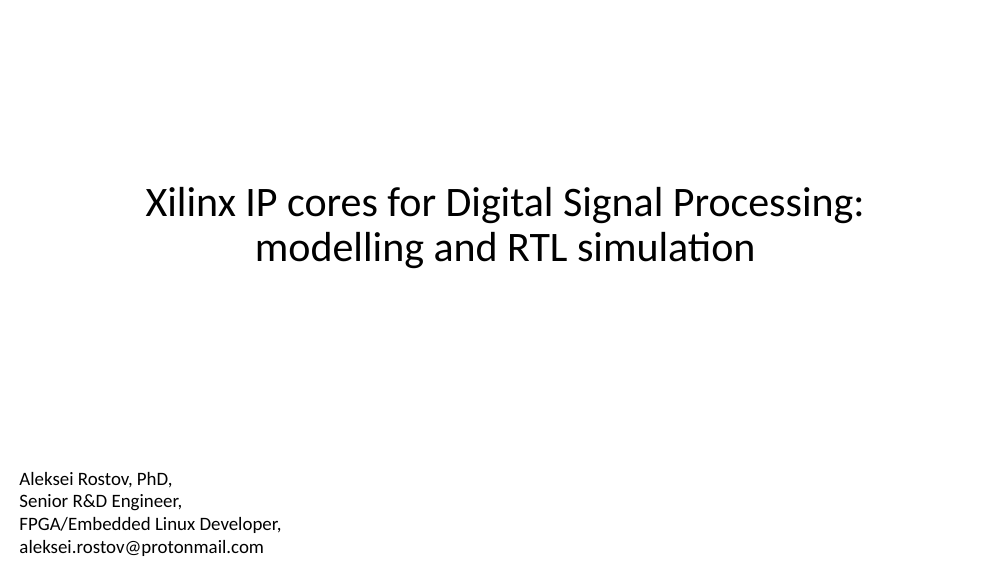
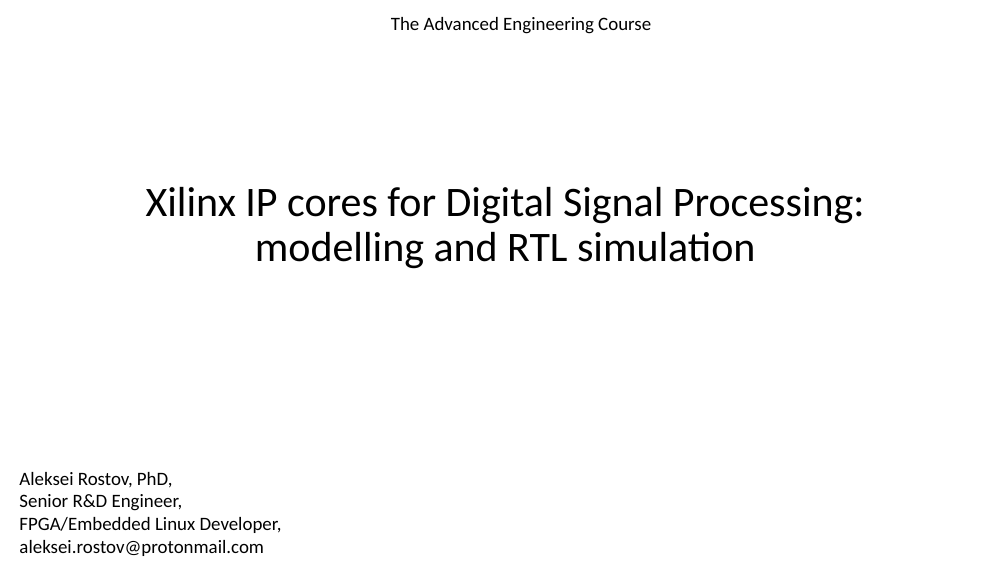
Before and after one commit to farbius/dsp_xilinx_ip, a slide deck: slide 1 of presentation/Xilinx IP cores for Digital Signal Processing.pptx. Drawn at 1008x567 pixels with LibreOffice and Linux fonts; fonts in the diff are those of the drawing. Boxes give left, top, right and bottom in pixels: in the first picture for what was removed or moved away, otherwise in the second. Text is boxed around its words. In the diff, an @@ line names an element or a change of style, - is before the commit and + after.

```diff
--- a/presentation/Xilinx IP cores for Digital Signal Processing.pptx
+++ b/presentation/Xilinx IP cores for Digital Signal Processing.pptx
@@ text added at [391,17,651,34], 18 pt, text #000000 @@
+The Advanced Engineering Course
```
Also in this commit, not shown: 1 other slide changed.
